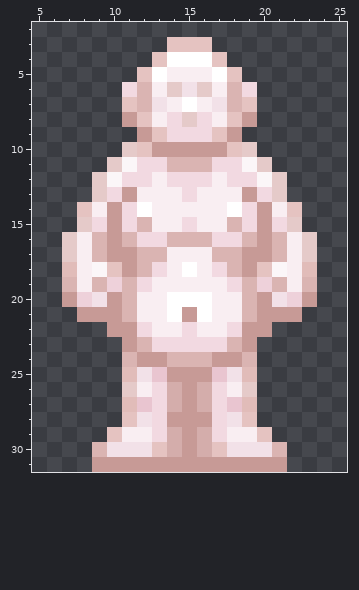
Edited in one commit: pixel-art sprite (Resources/Textures/_Sunrise/Mobs/Species/Human/Fat/parts.rsi/full.png). Above: the version before the commit.
The file is 32x32 pixels. Colours within 5 levels of each other are drawn and written as one. Shown: x 5..25, y 2..31.
Once edited:
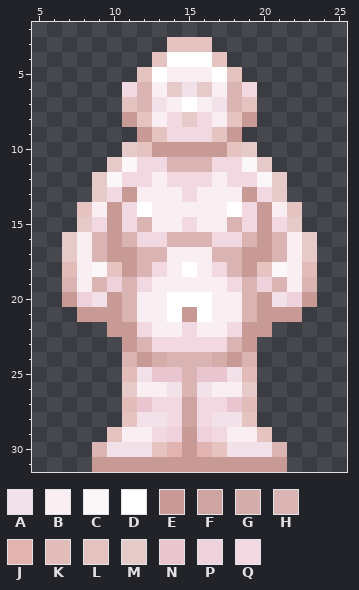
Palette (. is transparent): A #f2e1e8  B #f9eef2  C #fbf6f8  D #ffffff  E #c79a96  F #cea4a2  G #d4adab  H #dab4b2  J #e1b4b1  K #e1bcb9  L #e5c3c1  M #e5cac9  N #e9c5d0  P #eed1da  Q #f2d9e1
Changes in this commit:
Colour A replaces colour G in row 26 at x 14 and 16.
Colour A replaces colour Q in row 28 at x 13 and 17.
Colour B replaces colour Q in row 26 at x 13 and 17.
Colour F replaces colour E in rows 27 to 28 at x 15.
Colour G replaces colour E in row 24 at x 13 and 17.
Colour H replaces colour E in rows 25 to 26 at x 15.
Colour J replaces colour G in row 30 at x 14 and 16.
Colour N replaces colour E in row 25 at x 14 and 16.
Colour P replaces colour G in row 29 at x 14 and 16.
Colour Q replaces colour E in row 28 at x 14 and 16.
Colour Q replaces colour G in row 27 at x 14 and 16.
Boxes around the changes in both pictures, in picture pixels (x1, y1, x2, y2):
changed: (152, 352, 227, 457)
